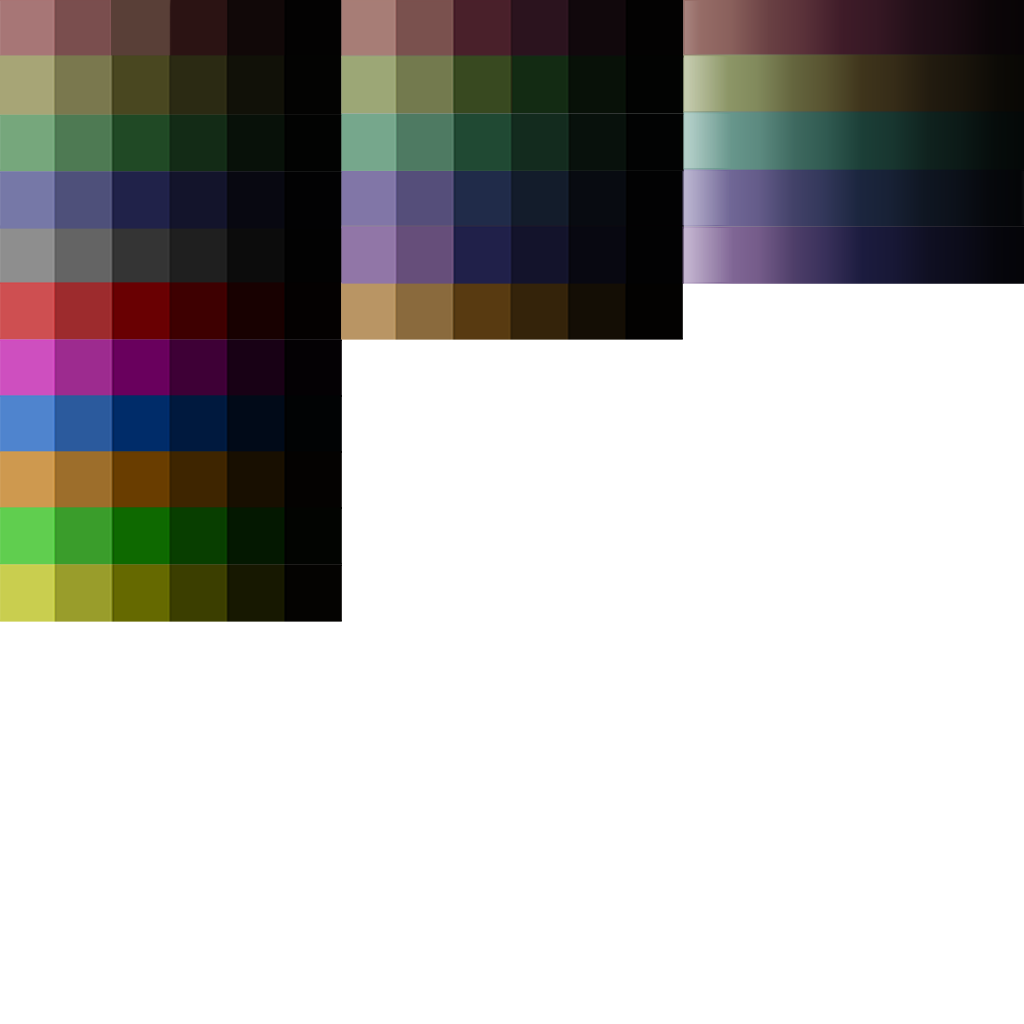
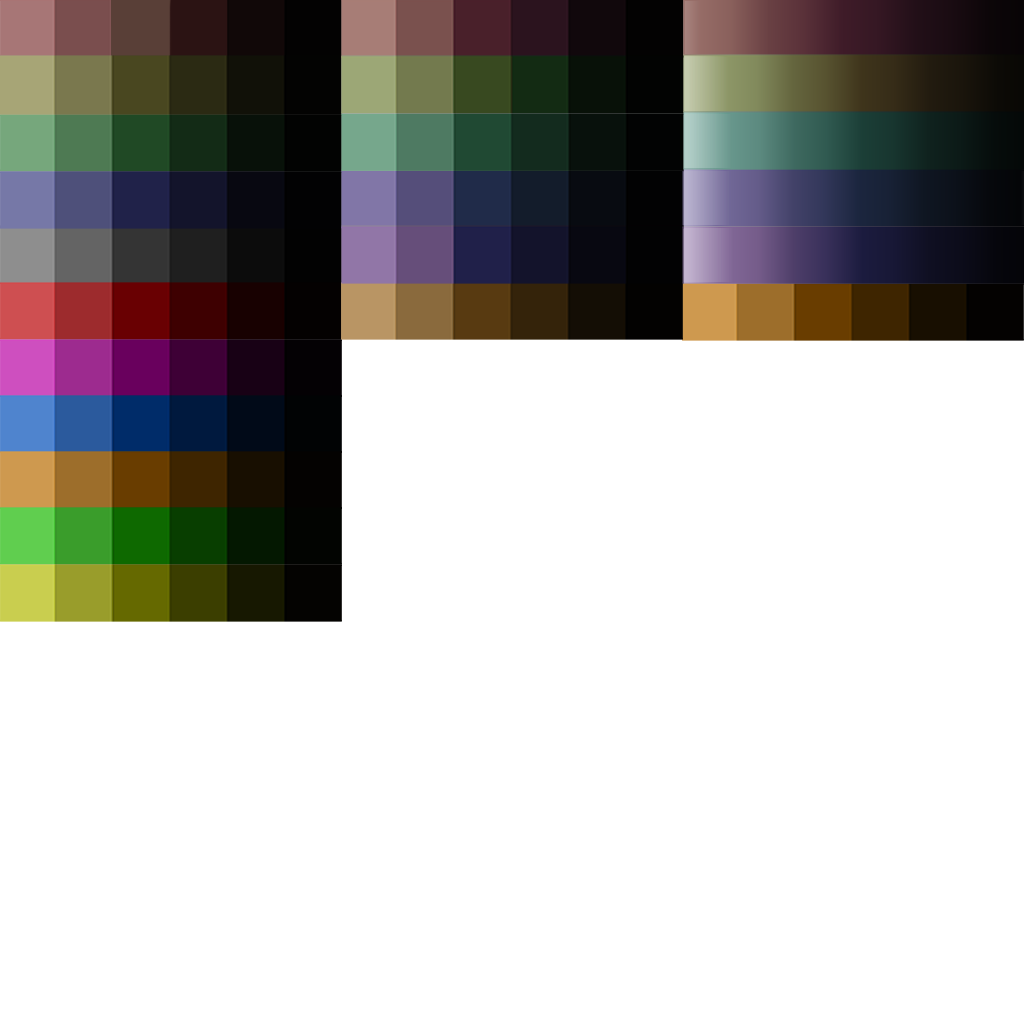
Revision of a layered 1024 x 1024 image; what changed, layer by layer:
added layer "Layer 1 copy 22" above "Layer 1 copy 18" over <box>682,283,1024,341</box>
